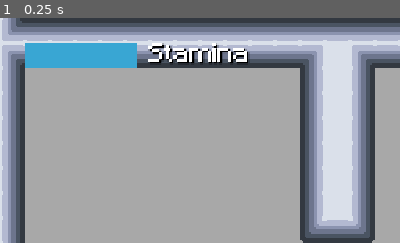
Above: before the commit, frame 1.
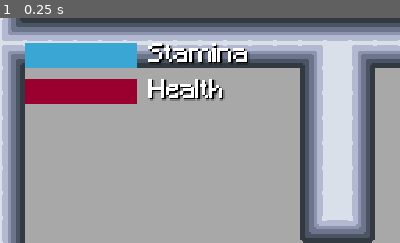
Above: after the commit, the same moment.

Repository: memoloop/ld-59
Game: Godot game, scene res://scenes/game/game.tscn
The game is run twice, just before and just after one commit, with the same random seed, the same clock (stepped at 60 frames per second) and the same inputs. This scene is started directly instead of the project's main scene. Sound files missing from this copy of the repository are replaced by a short silence.
Inputs:
- Up to frame 1 (0.25 s): no input
The pictures show only the part of the screen within x 0-50%, y 0-50%; the shares and areas given below are measured in that part.

The runs differ from the first frame. In frame 1, 4.5% of the frame differs, in the area x 6-57%, y 27-39%.
Error in both runs: Out of bounds get index '0' (on base: 'Array[InputEvent]') (res://gui/input_mapper/input_button.gd:29)

Commit message:
feat: charger station

Diff:
--- /dev/null
+++ b/entities/charger_station/charger_station.gd
@@ -0,0 +1,16 @@
+extends Area2D
+class_name ChargerStation
+
+var player: Player
+
+func _on_body_entered(body: Node2D) -> void:
+	if body is Player:
+		player = body
+
+func _process(delta: float) -> void:
+	if player:
+		player.stamina += Player.SIGNAL_SPEED * delta
+
+func _on_body_exited(body: Node2D) -> void:
+	if body == player:
+		player = null
--- /dev/null
+++ b/entities/charger_station/charger_station.tscn
@@ -0,0 +1,21 @@
+[gd_scene format=3 uid="uid://cbj8b0fnikb83"]
+
+[ext_resource type="Script" uid="uid://blt7uikx8us6p" path="res://entities/charger_station/charger_station.gd" id="1_31i75"]
+[ext_resource type="Texture2D" uid="uid://5edrykyliyv6" path="res://assets/images/charger_station.png" id="1_p2qbv"]
+
+[sub_resource type="RectangleShape2D" id="RectangleShape2D_31i75"]
+size = Vector2(20, 23)
+
+[node name="ChargerStation" type="Area2D" unique_id=266582513]
+script = ExtResource("1_31i75")
+
+[node name="Sprite2D" type="Sprite2D" parent="." unique_id=630186866]
+position = Vector2(0, -16)
+texture = ExtResource("1_p2qbv")
+
+[node name="CollisionShape2D" type="CollisionShape2D" parent="." unique_id=1927969666]
+position = Vector2(0, -11.5)
+shape = SubResource("RectangleShape2D_31i75")
+
+[connection signal="body_entered" from="." to="." method="_on_body_entered"]
+[connection signal="body_exited" from="." to="." method="_on_body_exited"]
--- a/entities/player/player.gd
+++ b/entities/player/player.gd
@@ -1,23 +1,40 @@
 extends CharacterBody2D
 class_name Player
 
-signal stamina_changed(value: float)
+signal stamina_changed(value: float, max_value: float)
+signal health_changed(value: float, max_value: float)
 
 const SPEED: float = 120.0
 const JUMP_VELOCITY: float = -350.0
-const SIGNAL_SPEED: float = 100.0
+
+const SIGNAL_SPEED: float = 75.0
 const SIGNAL_MIN_PROPAGATION: float = 10.0
 const SIGNAL_MAX_PROPAGATION: float = 150.0
+const SIGNAL_MAX_USE: float = 250.0
+
+const HEALTH_MAX: float = 100.0
+const HEALTH_DAMAGE_SPEED: float = 15.0
+
+var anim_propagation: StringName = "stamina"
 
 var stamina: float:
 	set(value):
-		stamina = clamp(value, 0, SIGNAL_MAX_PROPAGATION)
-		stamina_changed.emit(stamina, SIGNAL_MAX_PROPAGATION)
+		stamina = clamp(value, 0, SIGNAL_MAX_USE)
+		anim_propagation = "emit_signal"
+		stamina_changed.emit(stamina, SIGNAL_MAX_USE)
+
+var health: float:
+	set(value):
+		health = clamp(value, 0, HEALTH_MAX)
+		anim_propagation = "no_signal"
+		health_changed.emit(health, HEALTH_MAX)
 
 @onready var anim_sprite: AnimatedSprite2D = $AnimatedSprite2D
 @onready var collision_shape: CollisionShape2D = $SignalArea/CollisionShape2D
 @onready var interact_area: Area2D = $InteractArea
 @onready var signal_area: Area2D = $SignalArea
+
+@export var infinite_stamina: bool = false
 
 var direction: Vector2
 
@@ -44,16 +61,17 @@
 	if is_on_floor() and direction.x == 0 and Input.is_action_pressed("emit_signal"):
 		can_interact = true
 		var shape := get_shape()
-		stamina -= SIGNAL_SPEED * delta # Stamina decreases
-		if stamina >= SIGNAL_MIN_PROPAGATION:
-			anim_sprite.play("emit_signal") # Play "emit_signal"
+		if stamina > 0:
+			stamina -= SIGNAL_SPEED * delta # Stamina decreases
+		else:
+			health -= HEALTH_DAMAGE_SPEED * delta # Health decreases if the stamina is finished
+		if stamina >= SIGNAL_MIN_PROPAGATION or health > 0:
 			shape.radius += SIGNAL_SPEED * delta # The shape radius increase by SIGNAL_SPEED * delta
 			shape.radius = clamp(shape.radius, SIGNAL_MIN_PROPAGATION, SIGNAL_MAX_PROPAGATION) # Max and min radius size
 		else:
 			can_interact = false
 	else:
 		get_shape().radius = SIGNAL_MIN_PROPAGATION
-		stamina += SIGNAL_SPEED * delta
 
 	handle_animation()
 
@@ -63,11 +81,20 @@
 	queue_redraw() # Call the _draw() method every frame.
 
 func _draw():
+	var color1: Color
+	var color2: Color
+	if anim_propagation == "emit_signal":
+		color1 = Color.LIGHT_BLUE
+		color2 = Color.DARK_BLUE
+	elif anim_propagation == "no_signal":
+		color1 = Color.INDIAN_RED
+		color2 = Color.DARK_RED
+
 	if get_shape().radius > SIGNAL_MIN_PROPAGATION:
 		# Draw concentric circles that represents the propagation waves of the signal.
-		draw_circle(signal_area.position, get_shape().radius / 4, Color.LIGHT_BLUE, false) # Smallest and innermost
-		draw_circle(signal_area.position, get_shape().radius / 2, Color.DARK_BLUE, false) # Middle wave
-		draw_circle(signal_area.position, get_shape().radius, Color.LIGHT_BLUE, false) # Bigger and outermost
+		draw_circle(signal_area.position, get_shape().radius / 4, color1, false) # Smallest and innermost
+		draw_circle(signal_area.position, get_shape().radius / 2, color2, false) # Middle wave
+		draw_circle(signal_area.position, get_shape().radius, color1, false) # Bigger and outermost
 
 func get_shape() -> CircleShape2D:
 	# Return the shape member of collision_shape
@@ -78,7 +105,11 @@
 	return null # You must add a CircleShape2d node or set collision.shape as CircleShape2D
 
 func handle_animation():
-	if velocity.y < 0:
+	if not infinite_stamina and health <= 0:
+		anim_sprite.play("death")
+	elif get_shape().radius > SIGNAL_MIN_PROPAGATION:
+		anim_sprite.play(anim_propagation)
+	elif velocity.y < 0:
 		anim_sprite.play("jump")
 	elif velocity.y > 0:
 		anim_sprite.play("fall")
--- a/entities/player/player.tscn
+++ b/entities/player/player.tscn
@@ -146,11 +146,12 @@
 script = ExtResource("1_abrql")
 
 [node name="AnimatedSprite2D" type="AnimatedSprite2D" parent="." unique_id=229480174]
+process_mode = 3
 position = Vector2(0, -13)
 sprite_frames = SubResource("SpriteFrames_8fjmc")
-animation = &"bounch"
+animation = &"death"
 autoplay = "idle"
-frame_progress = 1.0
+frame_progress = 0.78992426
 
 [node name="CollisionShape2D" type="CollisionShape2D" parent="." unique_id=180195530]
 position = Vector2(0, -5)
--- a/gui/gui_manager/gui.gd
+++ b/gui/gui_manager/gui.gd
@@ -3,6 +3,9 @@
 
 @onready var stamina_bar: ProgressBar = $StaminaBar
 @onready var stamina_label: Label = $StaminaLabel
+
+@onready var health_bar: ProgressBar = $HealthBar
+@onready var health_label: Label = $HealthLabel
 
 @onready var game_over_label: Label = $GameOverLabel
 @onready var resume_label: Label = $ResumeLabel
--- a/gui/gui_manager/gui.tscn
+++ b/gui/gui_manager/gui.tscn
@@ -10,6 +10,11 @@
 [sub_resource type="StyleBoxFlat" id="StyleBoxFlat_yw5qc"]
 bg_color = Color(0.22232416, 0.6509216, 0.82728356, 1)
 
+[sub_resource type="StyleBoxFlat" id="StyleBoxFlat_1iqdi"]
+
+[sub_resource type="StyleBoxFlat" id="StyleBoxFlat_da88l"]
+bg_color = Color(0.6, 0, 0.18431373, 1)
+
 [node name="GUI" type="CanvasLayer" unique_id=834831199]
 script = ExtResource("1_yw5qc")
 
@@ -20,6 +25,7 @@
 offset_bottom = 32.0
 theme_override_styles/background = SubResource("StyleBoxFlat_a4rkh")
 theme_override_styles/fill = SubResource("StyleBoxFlat_yw5qc")
+max_value = 250.0
 show_percentage = false
 
 [node name="StaminaLabel" type="Label" parent="." unique_id=1153074084]
@@ -29,6 +35,23 @@
 offset_bottom = 39.0
 theme_override_colors/font_shadow_color = Color(0, 0, 0, 1)
 text = "Stamina"
+
+[node name="HealthBar" type="ProgressBar" parent="." unique_id=1264890863]
+offset_left = 16.0
+offset_top = 39.0
+offset_right = 88.0
+offset_bottom = 55.0
+theme_override_styles/background = SubResource("StyleBoxFlat_1iqdi")
+theme_override_styles/fill = SubResource("StyleBoxFlat_da88l")
+show_percentage = false
+
+[node name="HealthLabel" type="Label" parent="." unique_id=179172350]
+offset_left = 95.0
+offset_top = 39.0
+offset_right = 135.0
+offset_bottom = 55.0
+theme_override_colors/font_shadow_color = Color(0, 0, 0, 1)
+text = "Health"
 
 [node name="GameOverLabel" type="Label" parent="." unique_id=859201451]
 visible = false
--- a/scenes/credit_screen/credit_screen.tscn
+++ b/scenes/credit_screen/credit_screen.tscn
@@ -21,6 +21,7 @@
 
 [node name="Player" parent="." unique_id=29424215 instance=ExtResource("2_b4xf6")]
 position = Vector2(83, 224)
+infinite_stamina = true
 
 [node name="SignalReceiver" parent="." unique_id=1901268097 instance=ExtResource("3_wv2xs")]
 position = Vector2(249, 224)
--- a/scenes/game/game.gd
+++ b/scenes/game/game.gd
@@ -7,7 +7,8 @@
 @onready var audio: AudioStreamPlayer = $AudioStreamPlayer
 
 func _ready():
-	player.stamina = Player.SIGNAL_MAX_PROPAGATION
+	player.stamina = Player.SIGNAL_MAX_USE
+	player.health = Player.HEALTH_MAX
 
 	for death_zone in Utils.get_children_from_type(self, DeathZone):
 		if death_zone and death_zone is DeathZone:
@@ -19,7 +20,16 @@
 	gui.stamina_bar.value = value
 	gui.stamina_bar.max_value = max_value
 
+func _on_player_health_changed(value: float, max_value: float) -> void:
+	gui.health_bar.value = value
+	gui.health_bar.max_value = max_value
+	if value <= 0:
+		game_over()
+
 func _on_death_zone_game_over():
+	game_over()
+
+func game_over():
 	gui.game_over_label.show()
 	gui.resume_label.show()
 	StateMachine.state = StateMachine.State.GAME_OVER
--- a/scenes/game/game.tscn
+++ b/scenes/game/game.tscn
@@ -8,6 +8,7 @@
 [ext_resource type="PackedScene" uid="uid://duh0qivkf53k4" path="res://entities/wall/wall.tscn" id="5_iywne"]
 [ext_resource type="PackedScene" uid="uid://dmttihixhrg5e" path="res://entities/signal_receiver/signal_receiver.tscn" id="7_u5sy4"]
 [ext_resource type="PackedScene" uid="uid://cx5bhrwcueokt" path="res://entities/moving_platform/moving_platform.tscn" id="8_gee14"]
+[ext_resource type="PackedScene" uid="uid://cbj8b0fnikb83" path="res://entities/charger_station/charger_station.tscn" id="9_vaxfo"]
 [ext_resource type="PackedScene" uid="uid://cvuvw8yrd6o85" path="res://entities/door/door.tscn" id="10_dinhu"]
 [ext_resource type="Script" uid="uid://ddex005pxcfs2" path="res://scripts/custom_nodes/death_zone.gd" id="10_vtaks"]
 [ext_resource type="PackedScene" uid="uid://c83bly3kart5k" path="res://scenes/credit_screen/credit_screen.tscn" id="11_5jirj"]
@@ -104,6 +105,18 @@
 distance = 100.0
 direction = Vector2(1, 0)
 
+[node name="ChargerStation" parent="FourthSection" unique_id=266582513 instance=ExtResource("9_vaxfo")]
+position = Vector2(175, 0)
+
+[node name="InfoLabel" type="Label" parent="FourthSection" unique_id=274605242]
+offset_left = 331.0
+offset_top = -72.0
+offset_right = 430.0
+offset_bottom = -18.0
+theme_override_colors/font_shadow_color = Color(0, 0, 0, 1)
+text = "Charger station to the left"
+autowrap_mode = 3
+
 [node name="FifthSection" type="Node" parent="." unique_id=1270242215]
 
 [node name="Lever" parent="FifthSection" unique_id=918160522 instance=ExtResource("4_lbhrr")]
@@ -217,6 +230,9 @@
 signal_propagator = NodePath("../MovingPlatform/Lever")
 movement = 0
 
+[node name="ChargerStation" parent="EighthSection" unique_id=822950363 instance=ExtResource("9_vaxfo")]
+position = Vector2(771, -320)
+
 [node name="NinethSection" type="Node" parent="." unique_id=1365454569]
 
 [node name="Door" parent="NinethSection" unique_id=239838773 instance=ExtResource("10_dinhu")]
@@ -229,5 +245,6 @@
 autoplay = true
 parameters/looping = true
 
+[connection signal="health_changed" from="Player" to="." method="_on_player_health_changed"]
 [connection signal="stamina_changed" from="Player" to="." method="_on_player_stamina_changed"]
 [connection signal="finished" from="AudioStreamPlayer" to="." method="_on_audio_stream_player_finished"]
--- a/scenes/title_screen/title_screen.tscn
+++ b/scenes/title_screen/title_screen.tscn
@@ -21,6 +21,7 @@
 
 [node name="Player" parent="." unique_id=29424215 instance=ExtResource("2_sa3yf")]
 position = Vector2(71, 224)
+infinite_stamina = true
 
 [node name="Lever" parent="." unique_id=84606232 instance=ExtResource("3_s4lrb")]
 position = Vector2(255, 224)
Not shown, changed: TODO.txt
Binary file added: assets/images/charger_station.png
Not shown, added: assets/images/charger_station.png.import
Not shown, added: entities/charger_station/charger_station.gd.uid
Not shown, changed: CHANGELOG.md
Not shown, added: assets/images/charger_station.pxo
